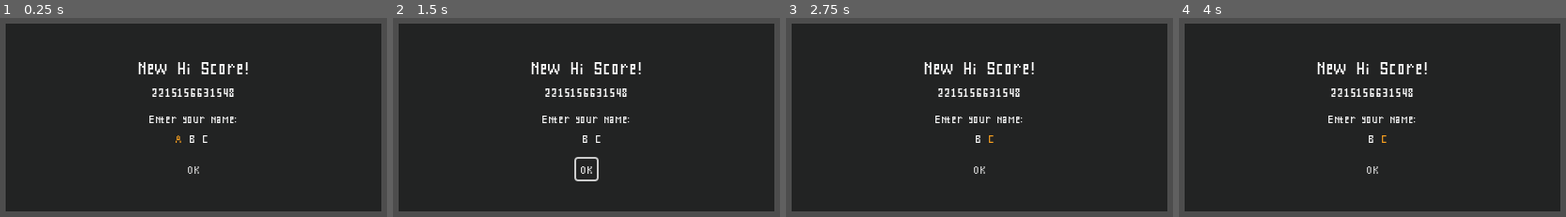
Above: before the commit, frames 1-4 (left to right).
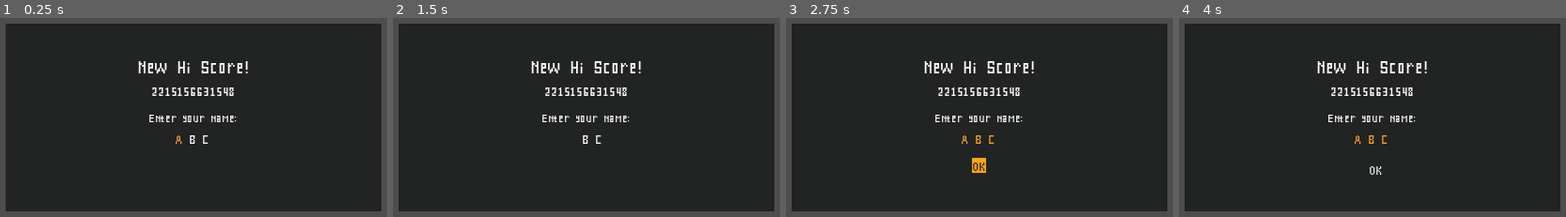
Above: after the commit, the same moments.

Repository: rnakkas/GodotSandbox
Game: Godot game, scene res://ShmupSandbox/UI/Scenes/name_entry_dialog.tscn
The game is run twice, just before and just after one commit, with the same random seed, the same clock (stepped at 60 frames per second) and the same inputs. This scene is started directly instead of the project's main scene.
Inputs (mouse positions are in pixels of both pictures, inside the frame that each line leads up to):
- Up to frame 1 (0.25 s): no input
- Up to frame 2 (1.5 s): click (586, 169) at 0.5 s, where only the run before the commit has a clickable "OK"; click (586, 169) at 1.25 s, where only the run before the commit has a clickable "OK"
- Up to frame 3 (2.75 s): tap Enter (ui_accept) at 2, 2.27 s; move the mouse to (1111, 101) at 2.02 s; hold D (move_right) from 2.03 s (still down); hold Space (shoot) from 2.03 s (still down)
- Up to frame 4 (4 s): move the mouse to (1252, 133) at 2.77 s; release D (move_right) at 2.78 s; release Space (shoot) at 2.78 s; hold S (move_down) 2.78-3.53 s; tap Space (shoot) at 2.85 s; tap Enter (ui_accept) at 3.02, 3.5 s; move the mouse to (1434, 43) at 3.52 s; hold D (move_right) from 3.53 s (still down); hold Space (shoot) from 3.53 s (still down)

The runs differ from the first frame. In frame 1, 1.2% of the frame differs, in the area x 35-65%, y 21-79%; in frame 2, 1.4%; in frame 3, 1.4%; in frame 4, 1.3%.

Commit message:
Name entry dialog: Added ability to select letters and confirm. See TODO for next work

Diff:
--- a/ShmupSandbox/UI/Scenes/name_entry_dialog.tscn
+++ b/ShmupSandbox/UI/Scenes/name_entry_dialog.tscn
@@ -99,7 +99,7 @@
 focus_previous = NodePath(".")
 focus_mode = 2
 theme_override_fonts/font = ExtResource("1_fmiaw")
-theme_override_font_sizes/font_size = 18
+theme_override_font_sizes/font_size = 20
 text = "A"
 horizontal_alignment = 1
 
@@ -124,7 +124,7 @@
 focus_previous = NodePath(".")
 focus_mode = 2
 theme_override_fonts/font = ExtResource("1_fmiaw")
-theme_override_font_sizes/font_size = 18
+theme_override_font_sizes/font_size = 20
 text = "B"
 horizontal_alignment = 1
 
@@ -149,19 +149,28 @@
 focus_previous = NodePath(".")
 focus_mode = 2
 theme_override_fonts/font = ExtResource("1_fmiaw")
-theme_override_font_sizes/font_size = 18
+theme_override_font_sizes/font_size = 20
 text = "C"
 horizontal_alignment = 1
 
-[node name="ok_button" type="Button" parent="MarginContainer/VBoxContainer"]
+[node name="VBoxContainer" type="VBoxContainer" parent="MarginContainer/VBoxContainer"]
+custom_minimum_size = Vector2(23, 23)
+layout_mode = 2
+size_flags_horizontal = 4
+
+[node name="ok_button" type="Button" parent="MarginContainer/VBoxContainer/VBoxContainer"]
+unique_name_in_owner = true
 layout_mode = 2
 size_flags_horizontal = 4
 size_flags_vertical = 4
 theme_override_fonts/font = ExtResource("1_fmiaw")
-theme_override_font_sizes/font_size = 18
+theme_override_font_sizes/font_size = 20
+action_mode = 0
 text = "OK"
 flat = true
 
 [node name="blink_timer" type="Timer" parent="."]
 
+[connection signal="focus_entered" from="MarginContainer/VBoxContainer/VBoxContainer/ok_button" to="." method="_on_ok_button_focus_entered"]
+[connection signal="pressed" from="MarginContainer/VBoxContainer/VBoxContainer/ok_button" to="." method="_on_ok_button_pressed"]
 [connection signal="timeout" from="blink_timer" to="." method="_on_blink_timer_timeout"]
--- a/ShmupSandbox/UI/Scripts/name_entry_dialog.gd
+++ b/ShmupSandbox/UI/Scripts/name_entry_dialog.gd
@@ -1,6 +1,7 @@
 class_name NameEntryDialog extends Control
 
 @onready var score_label : Label = %score_label
+@onready var ok_button : Button = %ok_button
 @onready var blink_timer : Timer = $blink_timer
 
 var letter_labels_list : Array[Label] = []
@@ -14,6 +15,8 @@
 # 	"+", "=", "/", "<", ">", "?", ".", ","
 # ]
 
+signal ok_button_pressed(player_name : String)
+
 ## FIXME: For testing only, remove
 const allowed_chars : Array[String] = [
 	"A", "B", "C", "D", "E", "F"
@@ -23,8 +26,8 @@
 
 ## TODO: Name entry dialog WIP
 ## NEXT:
-	# Being able to confirm on selecting a letter for the name
-	# Once a selection on a letter is made, move focus to the next letter
+	# Being able to confirm on selecting a letter for the name - done
+	# Once a selection on a letter is made, move focus to the next letter - done
 	# Once all letters have been selected, send signal to move player to game over screen
 	# Also add a timer to automatically set name and move to game over screen if player idles too long on this dialog
 	# Grab focus on first letter from left when dialog becomes visible, i.e. connect to visibility_changed signal
@@ -33,6 +36,8 @@
 	_initialize_letters_list()
 	_initialize_letter_containers_list()
 	_set_blink_timer_properties()
+
+	ok_button.visible = false
 
 	## FIXME: For testing only, will remove
 	letter_containers_list[0]. grab_focus()
@@ -107,12 +112,16 @@
 func _accept_letter() -> void:
 	for element : int in range(letter_containers_list.size()):
 		if letter_containers_list[element].has_focus():
+			letter_containers_list[element].get_child(0).visible = true
 			if element < letter_containers_list.size()-1:
-				letter_containers_list[element].get_child(0).visible = true
 				letter_containers_list[element+1].grab_focus()
 				break
 			elif element == letter_containers_list.size()-1:
 				letter_containers_list[element].release_focus()
+				blink_timer.stop()
+				await get_tree().create_timer(0.3).timeout
+				ok_button.visible = true
+				ok_button.grab_focus()
 				print("confirmed all letters")
 
 
@@ -121,6 +130,7 @@
 
 ## Signals connections
 
+## Focus entered for letter containers
 func _on_focus_entered() -> void:
 	for element : int in range(letter_containers_list.size()):
 		if letter_containers_list[element].has_focus():
@@ -137,3 +147,15 @@
 	for element : int in range(letter_containers_list.size()):
 		if letter_containers_list[element].has_focus():
 			letter_containers_list[element].get_child(0).visible = !letter_containers_list[element].get_child(0).visible
+
+
+
+func _on_ok_button_focus_entered() -> void:
+	UiUtility.highlight_selected_element([ok_button], ok_button)
+
+
+func _on_ok_button_pressed() -> void:
+	await UiUtility.selected_button_element_press_animation(ok_button)
+	var player_name_string : String = letter_labels_list[0].text + letter_labels_list[1].text + letter_labels_list[2].text
+	print(player_name_string)
+	ok_button_pressed.emit(player_name_string)
